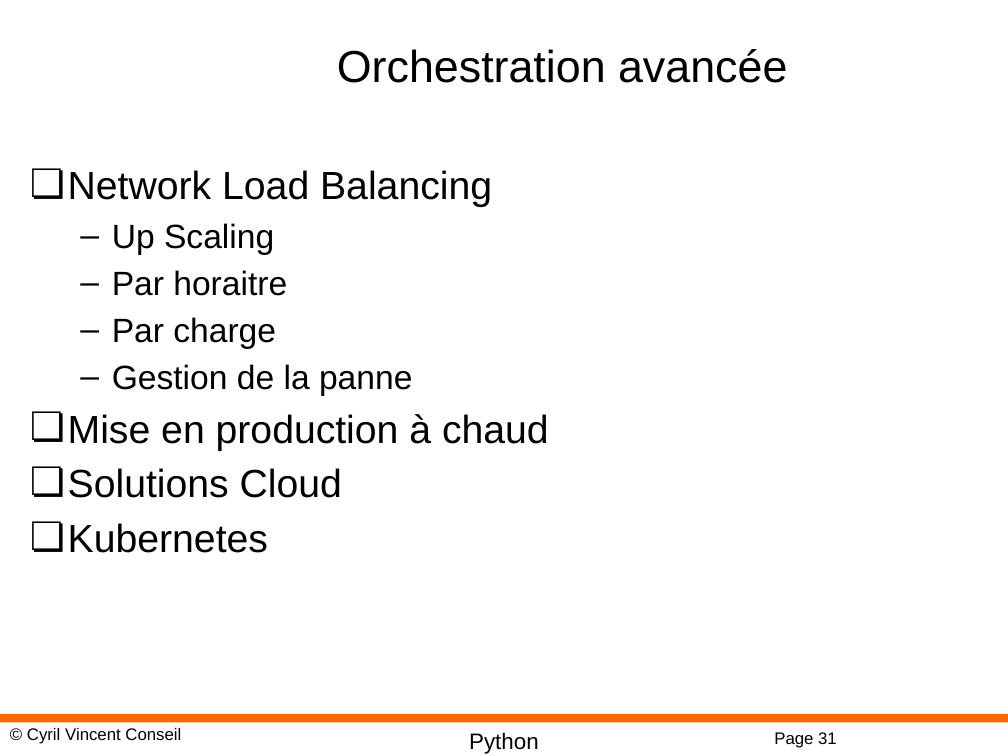
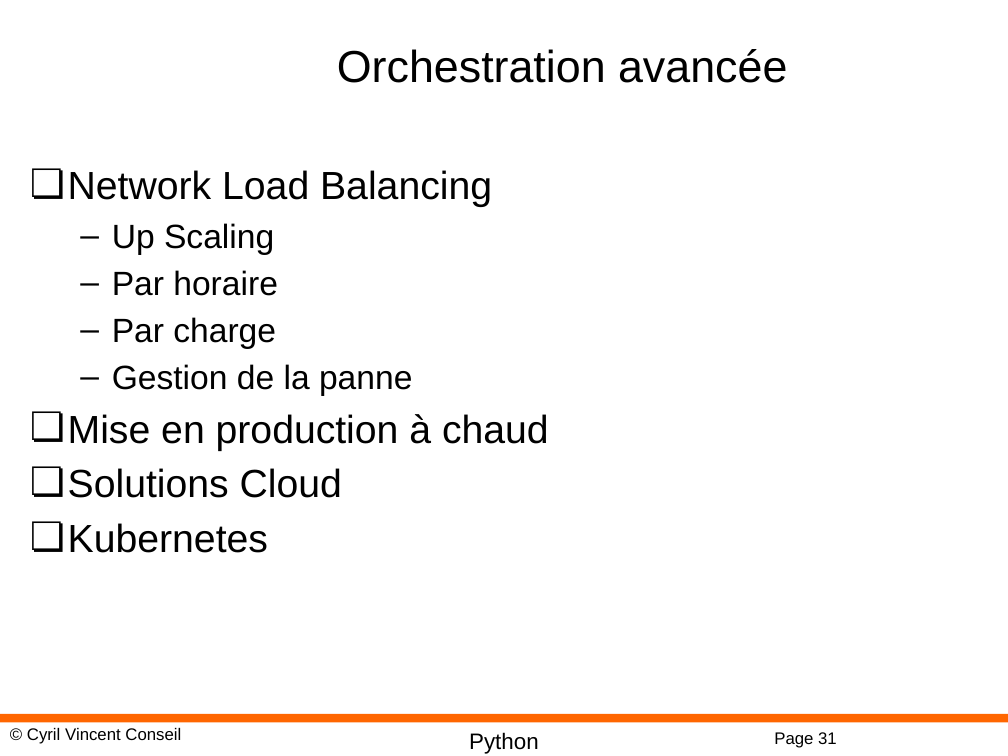
Before and after one commit to cyrilvincent/mlops, a slide deck: slide 31 of ppt/MLOps09-Container.pptx. Drawn at 1008x756 pixels with LibreOffice and Linux fonts; fonts in the diff are those of the drawing; background and template pictures are left out. Boxes give left, top, right and bottom in pixels: in the first picture for what was removed or moved away, otherwise in the second. Text is boxed around its words. In the diff, an @@ line names an element or a change of style, - is before the commit and + after.

```diff
--- a/ppt/MLOps09-Container.pptx
+++ b/ppt/MLOps09-Container.pptx
@@ text at [112, 270, 278, 296]: text changed @@
-  – Par horaitre
+  – Par horaire
```
Also in this commit, not shown: 1 other slide changed, 3 other files.
